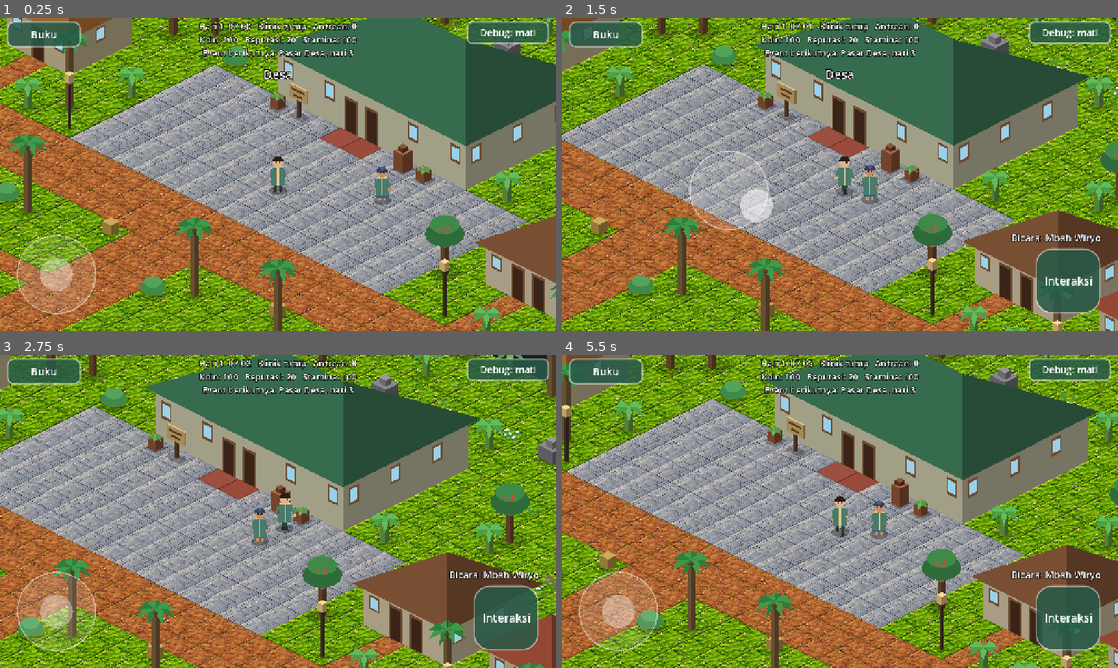
Above: before the commit, frames 1-4 (two rows, left to right).
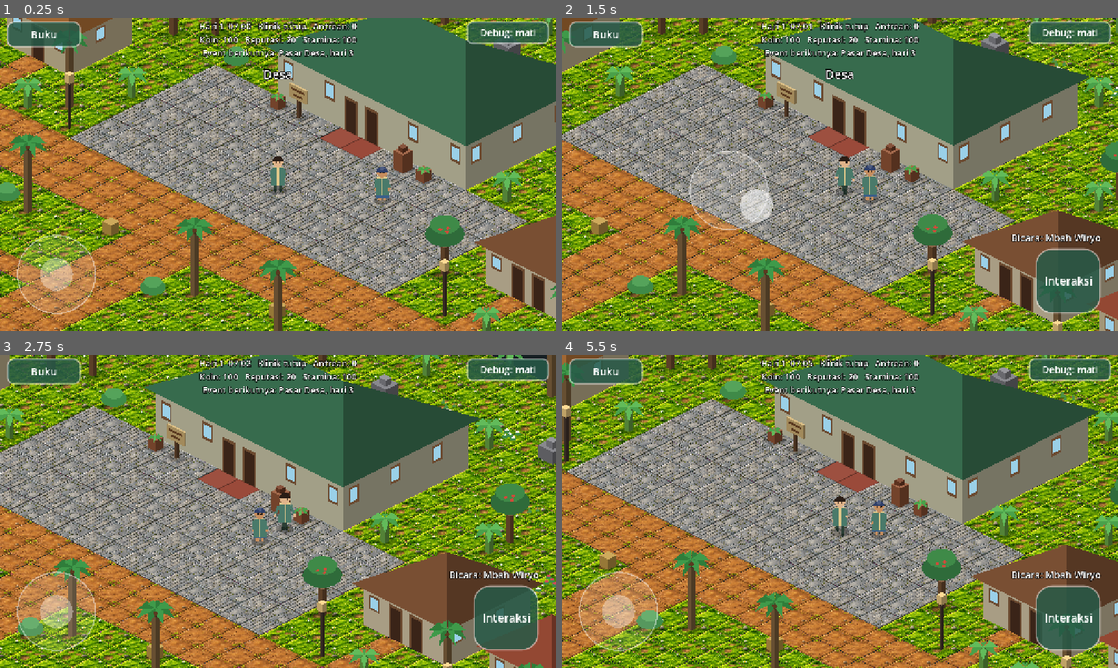
Above: after the commit, the same moments.

Repository: hadydaw/tabib-tradisional
Game: Godot game, scene res://scenes/world/game_world.tscn
The game is run twice, just before and just after one commit, with the same random seed, the same clock (stepped at 60 frames per second) and the same inputs.
Inputs (mouse positions are in pixels of both pictures, inside the frame that each line leads up to):
- Up to frame 1 (0.25 s): no input
- Up to frame 2 (1.5 s): tap Enter (ui_accept) at 0.5, 0.77 s; move the mouse to (962, 158) at 0.52 s; hold Right (ui_right) 0.53-1.25 s; click (962, 158) at 0.67 s; drag from (728, 190) to (812, 237) at 1.27 s
- Up to frame 3 (2.75 s): move the mouse to (333, 442) at 2.02 s; hold Right (ui_right) from 2.03 s (still down)
- Up to frame 4 (5.5 s): release Right (ui_right) at 2.75 s; drag from (812, 574) to (673, 464) at 2.77 s; move the mouse to (1006, 558) at 3.52 s; hold Left (ui_left) 3.53-4.25 s; tap Enter (ui_accept) at 3.77 s; drag from (673, 464) to (756, 433) at 4.27 s; move the mouse to (867, 511) at 5.02 s; hold Down (ui_down) from 5.03 s (still down); click (867, 511) at 5.17 s

The runs differ from the first frame. In frame 1, 42% of the frame differs, in the area x 0-100%, y 0-100%; in frame 2, 41%; in frame 3, 40%; in frame 4, 41%.

Commit message:
Tile: dua varian per jenis dari aset baru, varian dipilih per sel secara deterministik
Co-Authored-By: Claude Haiku 5.5 <noreply@anthropic.com>
Claude-Session: https://claude.ai/code/session_011EntzYKGwFU1FX7pvc1uqi

Diff:
--- a/game/features/world/iso_ground_map_view.gd
+++ b/game/features/world/iso_ground_map_view.gd
@@ -19,18 +19,20 @@
 
 func _ready() -> void:
 	for kind in range(TileKinds.COUNT):
-		if TileKinds.TEXTURES.has(kind):
-			var tm: ArrayMesh = IsoMapMeshes.textured_fill_mesh(map, tile, kind)
-			var tex: Texture2D = load(TileKinds.TEXTURES[kind]) as Texture2D
-			if tm != null and tex != null:
-				_tex_meshes.append([tm, tex])
-				continue
+		if TileKinds.TEXTURE_VARIANTS.has(kind):
+			var paths: Array = TileKinds.TEXTURE_VARIANTS[kind]
+			for v in range(paths.size()):
+				var tm: ArrayMesh = IsoMapMeshes.textured_fill_mesh(map, tile, kind, v, paths.size())
+				var tex: Texture2D = load(String(paths[v])) as Texture2D
+				if tm != null and tex != null:
+					_tex_meshes.append([tm, tex])
+			continue
 		var m: ArrayMesh = IsoMapMeshes.fill_mesh(map, tile, kind)
 		if m != null:
 			_meshes.append(m)
 	var textured_kinds: Array[int] = []
 	for kind in range(TileKinds.COUNT):
-		if TileKinds.TEXTURES.has(kind):
+		if TileKinds.TEXTURE_VARIANTS.has(kind):
 			textured_kinds.append(kind)
 	_lines = IsoMapMeshes.line_mesh(map, tile, textured_kinds)
 	queue_redraw()
--- a/game/features/world/iso_map_meshes.gd
+++ b/game/features/world/iso_map_meshes.gd
@@ -48,13 +48,15 @@
 
 
 ## Mesh bertekstur untuk satu jenis tile: setiap sel mendapat UV dari kotak layarnya (diamond mengisi kotak).
-static func textured_fill_mesh(map: GroundMap, tile: Vector2, kind: int) -> ArrayMesh:
+static func textured_fill_mesh(map: GroundMap, tile: Vector2, kind: int, variant: int = 0, count: int = 1) -> ArrayMesh:
 	var verts := PackedVector2Array()
 	var uvs := PackedVector2Array()
 	var cols := PackedColorArray()
 	for y in range(map.height):
 		for x in range(map.width):
 			if map.kind_at(Vector2i(x, y)) != kind:
+				continue
+			if TileKinds.variant_index(Vector2i(x, y), count) != variant:
 				continue
 			var q: PackedVector2Array = IsoMeshes.tile_corners(x, y, tile)
 			var mn: Vector2 = q[0]
--- a/game/features/world/tile_kinds.gd
+++ b/game/features/world/tile_kinds.gd
@@ -17,12 +17,13 @@
 	Color("#b08a5a"), Color("#8a6a45"), Color("#9a4a3a"), Color("#6b4a30"),
 ]
 const WALKABLE: Array[bool] = [true, true, true, false, true, true, true, true]
-## Tekstur tile (Fase 2 diganti gambar). Jenis yang tidak ada di sini tetap warna datar.
-const TEXTURES: Dictionary = {
-	GRASS: "res://assets/tiles/tile_rumput.png",
-	DIRT: "res://assets/tiles/tile_tanah.png",
-	STONE: "res://assets/tiles/tile_batu.png",
-	WATER: "res://assets/tiles/tile_air.png",
+## Varian tekstur tile per jenis (Fase 10). Tiap sel memilih satu varian lewat variant_index(), sehingga
+## pola tidak tampak berulang. Jenis yang tidak ada di sini tetap warna datar.
+const TEXTURE_VARIANTS: Dictionary = {
+	GRASS: ["res://assets/tiles/tile_rumput_a.png", "res://assets/tiles/tile_rumput_b.png"],
+	DIRT: ["res://assets/tiles/tile_tanah_a.png", "res://assets/tiles/tile_tanah_b.png"],
+	STONE: ["res://assets/tiles/tile_batu_a.png", "res://assets/tiles/tile_batu_b.png"],
+	WATER: ["res://assets/tiles/tile_air_a.png", "res://assets/tiles/tile_air_b.png"],
 }
 const NAMES: PackedStringArray = ["rumput", "tanah", "batu", "air", "kayu", "kayu gelap", "keset", "tanah olahan"]
 
@@ -39,5 +40,13 @@
 		_: return GRASS
 
 
+## Indeks varian (0..count-1) untuk satu sel; deterministik dari posisi sel.
+static func variant_index(c: Vector2i, count: int) -> int:
+	if count <= 1:
+		return 0
+	var h: int = (c.x * 73856093) ^ (c.y * 19349663)
+	return absi(h) % count
+
+
 static func is_walkable(kind: int) -> bool:
 	return kind >= 0 and kind < COUNT and WALKABLE[kind]
Binary file removed: game/assets/tiles/tile_air.png
Binary file added: game/assets/tiles/tile_air_a.png
Binary file added: game/assets/tiles/tile_air_b.png
Binary file removed: game/assets/tiles/tile_batu.png
Binary file added: game/assets/tiles/tile_batu_a.png
Binary file added: game/assets/tiles/tile_batu_b.png
Binary file removed: game/assets/tiles/tile_rumput.png
Binary file added: game/assets/tiles/tile_rumput_a.png
Binary file added: game/assets/tiles/tile_rumput_b.png
Binary file removed: game/assets/tiles/tile_tanah.png
Binary file added: game/assets/tiles/tile_tanah_a.png
Binary file added: game/assets/tiles/tile_tanah_b.png
